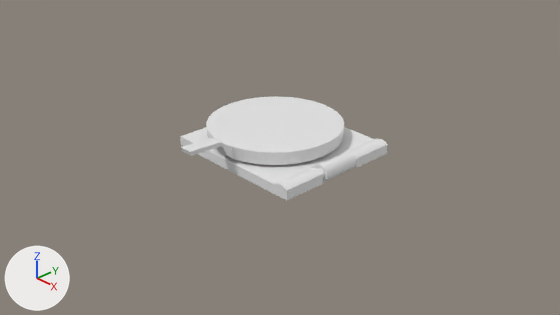
A saved change to the Blender file cortafruta.blend.
Before and after are seen from the file's camera 'Camera'. Arrows for +X, +Y and +Z are at lower left; the lights stay in place.
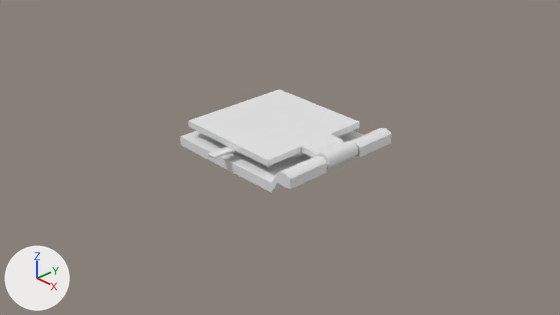
Pixel boxes [x1, y1, x2, y2] of what changed, in the pictures (560 x 315 px; the box of a moved part takes in the faces that stretch with it):
'Cylinder', reshaped, moved, turned: before [315, 152, 356, 182]; after [188, 89, 360, 170]
'Sphere', reshaped, moved, rescaled: before [181, 96, 344, 165]; after [208, 147, 305, 159]
'Cube', reshaped (12% shorter): before [180, 127, 388, 201]; after [180, 128, 392, 193]
part 1 of me_sphere_001, moved or reshaped: before [181, 138, 222, 156]; after [208, 147, 235, 159]
part 2 of me_sphere_001, moved or reshaped: before [217, 143, 233, 159]; after [235, 150, 244, 155]
part 3 of me_cube_001, moved or reshaped: before [272, 138, 388, 201]; after [272, 128, 392, 192]
part 4 of me_cylinder, built on: before [319, 152, 351, 167]; after [188, 89, 360, 167]

What changed in the scene script:
```text
Change me_sphere_001:
    where me_sphere_001.from_pydata(...)  # 89 vertices, 72 faces; spans x -1.0..0.99, y -1.69..1.0, z -0.2..0.15
    used by ob_sphere; location = (-0.197, 0.104, 0.396)
    me_sphere_001 part 1: all 8 vertices in x 0.0..0.19, y -1.69..-1.16, z 0.06..0.15 are moved by (0.0, -0.11, 0.0)
    me_sphere_001 part 2: all 4 vertices in x 0.0..0.19, y -1.07..-1.06, z -0.11..0.05 are moved by (0.0, -0.06, 0.0)
Change me_cube_001:
    where me_cube_001.from_pydata(...)  # 120 vertices, 118 faces; spans x -1.0..1.38, y -1.0..1.0, z -1.61..1.0
    used by ob_cube; location = (-0.22, 0.103, 0.087); scale = (0.947, 1.0, -0.0726)
    me_cube_001 part 3: all 104 vertices in x 1.13..1.38, y -1.0..1.0, z -1.61..1.0 are moved by (0.06, 0.0, -2.59)
Change me_cylinder:
    used by ob_cylinder; location = (1.004, 0.101, 0.119); rotation_euler = (1.571, 1.571, 0.0), in degrees (90, 90, 0); scale = (0.123, 0.123, 0.286)
    remove me_cylinder.from_pydata(...)  # 192 vertices, 162 faces; spans x -1.0..1.0, y -1.0..1.0, z -1.26..1.27
    add me_cylinder.from_pydata(...)  # 242 vertices, 212 faces; spans x -17.13..1.0, y -1.0..1.0, z -3.17..3.17
    me_cylinder part 4
    4 faces are deleted
    24 vertices are added at x -17.13..-1.63, y -0.06..0.74, z -3.17..1.0
    20 new vertices lie (0.0, 0.0, 2.17) away from vertices in x -17.13..-3.24, y -0.06..0.73, z -3.17..1.0
    6 new vertices lie (1.61, 0.01, 0.0) away from vertices in x -3.24, y 0.15..0.54, z -1.0..1.0
    54 new faces join them
Change ob_sphere:
    ob_sphere.location: (-0.197, 0.104, 0.396) -> (-0.179, 0.104, 0.246)
    ob_sphere.scale: (1.0, 1.0, 1.0) -> (0.709, 0.709, 0.485)
Change ob_cylinder:
    ob_cylinder.location: (1.004, 0.101, 0.119) -> (1.026, 0.101, 0.301)
    ob_cylinder.rotation_euler: (1.571, 1.571, 0.0) -> (1.571, 0.0138, 0.0)  # degrees (90, 90, 0) -> degrees (90, 0.8, 0)
```
